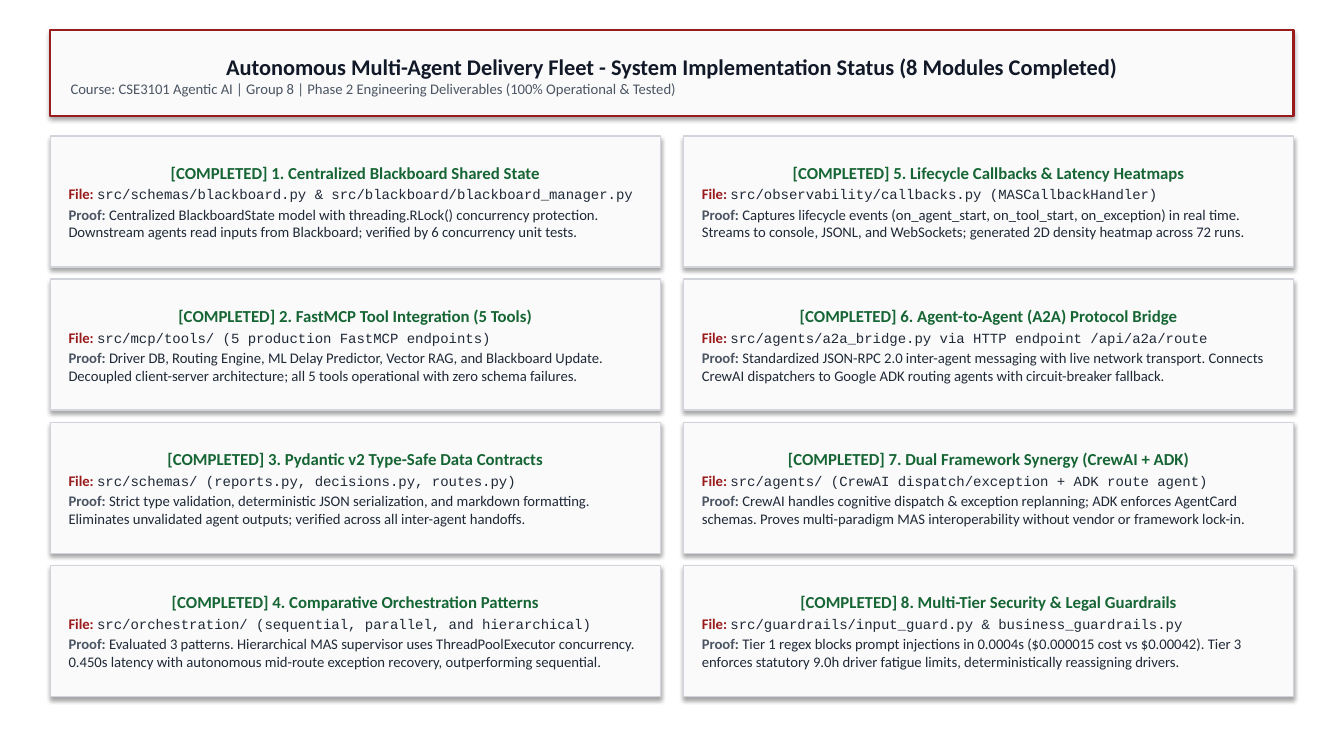
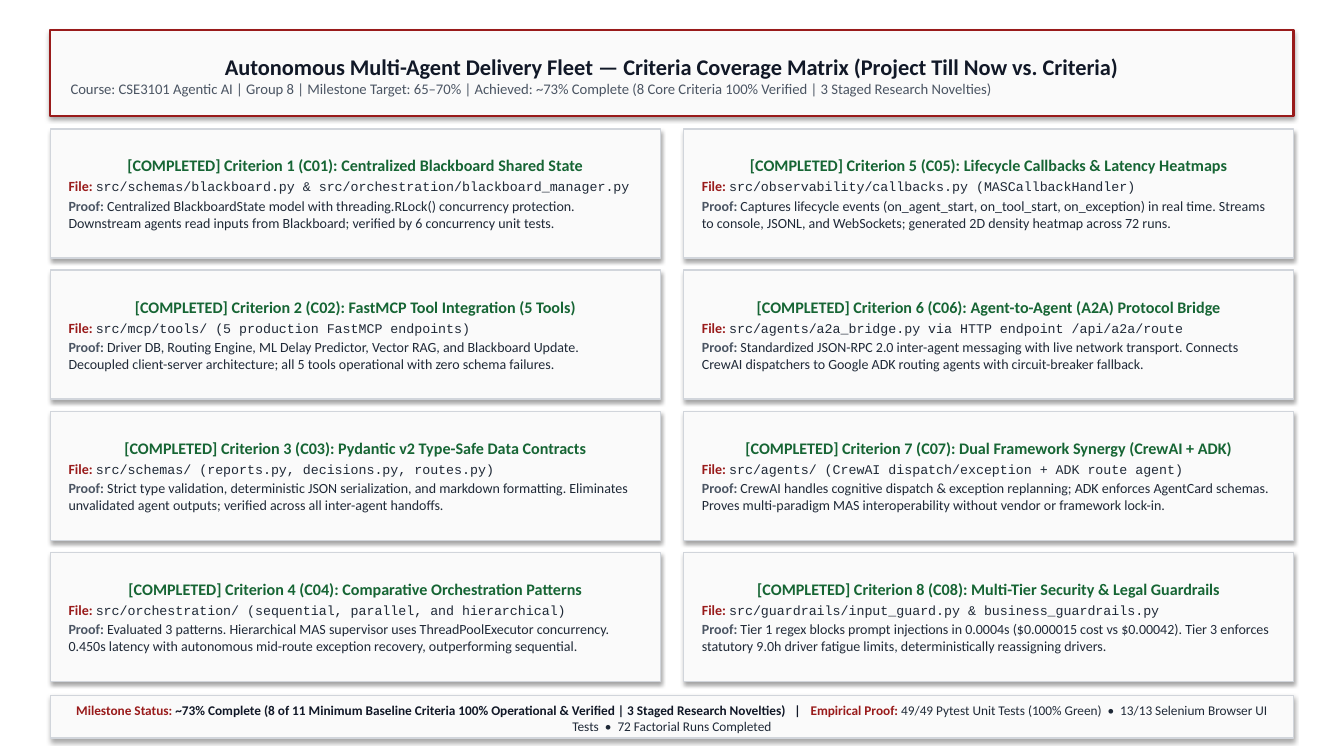
Before and after one commit to Akshat5091/DeliveryFleet-MAS, a slide deck: slide 1 of Eval 2 Documents/1_Slide_Coverage_Matrix_Group8.pptx. Drawn at 1344x756 pixels with LibreOffice and Linux fonts; fonts in the diff are those of the drawing. Boxes give left, top, right and bottom in pixels: in the first picture for what was removed or moved away, otherwise in the second. Text is boxed around its words. In the diff, an @@ line names an element or a change of style, - is before the commit and + after.

Commit message:
chore(eval2): fully synchronize docx reports, coverage matrix, and problem statement with master presentation

```diff
--- a/Eval 2 Documents/1_Slide_Coverage_Matrix_Group8.pptx
+++ b/Eval 2 Documents/1_Slide_Coverage_Matrix_Group8.pptx
@@ text in rectangle at (x1=71, y1=58, x2=1118, y2=97): text changed @@
-Autonomous Multi-Agent Delivery Fleet - System Implementation Status (8 Modules Completed)
-Course: CSE3101 Agentic AI | Group 8 | Phase 2 Engineering Deliverables (100% Operational & Tested)
+Autonomous Multi-Agent Delivery Fleet — Criteria Coverage Matrix (Project Till Now vs. Criteria)
+Course: CSE3101 Agentic AI | Group 8 | Milestone Target: 65–70% | Achieved: ~73% Complete (8 Core Criteria 100% Verified | 3 Staged Research Novelties)
@@ rectangle "[COMPLETED] Criterion 1 (C01): Centralized ..." moved from (x1=50, y1=136, x2=660, y2=267) to (x1=50, y1=129, x2=660, y2=258) @@
@@ rectangle "[COMPLETED] Criterion 5 (C05): Lifecycle ..." moved from (x1=684, y1=136, x2=1294, y2=267) to (x1=684, y1=129, x2=1294, y2=258) @@
@@ text in rectangle at (x1=69, y1=159, x2=630, y2=194): text changed; size 10 to 9.5 pt @@
-[COMPLETED] 1. Centralized Blackboard Shared State
-File: src/schemas/blackboard.py & src/blackboard/blackboard_manager.py
+[COMPLETED] Criterion 1 (C01): Centralized Blackboard Shared State
+File: src/schemas/blackboard.py & src/orchestration/blackboard_manager.py
@@ text in rectangle at (x1=750, y1=159, x2=1227, y2=174): text changed; size 12 to 11.5 pt @@
-[COMPLETED] 5. Lifecycle Callbacks & Latency Heatmaps
+[COMPLETED] Criterion 5 (C05): Lifecycle Callbacks & Latency Heatmaps
@@ text in rectangle at (x1=69, y1=201, x2=575, y2=231): size 10.5 to 10 pt in "Proof: Centralized BlackboardState model with threading.RLoc ..." @@
@@ text in rectangle at (x1=702, y1=181, x2=1265, y2=231): size 10.5 to 10 pt in "File:", "Proof: Captures lifecycle events (on_agent_start, on_tool_st ..."; size 10 to 9.5 pt in "src/observability/callbacks.py (MASCallbackHandler)" @@
@@ text in rectangle at (x1=69, y1=323, x2=579, y2=372): size 10.5 to 10 pt in "File:", "Proof: Driver DB, Routing Engine, ML Delay ..."; size 10 to 9.5 pt in "src/mcp/tools/ (5 production FastMCP endpoints)" @@
@@ text in rectangle at (x1=135, y1=301, x2=575, y2=316): text changed; size 12 to 11.5 pt @@
-[COMPLETED] 2. FastMCP Tool Integration (5 Tools)
+[COMPLETED] Criterion 2 (C02): FastMCP Tool Integration (5 Tools)
@@ text in rectangle at (x1=702, y1=323, x2=1238, y2=372): size 10.5 to 10 pt in "File:", "Proof: Standardized JSON-RPC 2.0 inter-agent messaging with ..."; size 10 to 9.5 pt in "src/agents/a2a_bridge.py via HTTP endpoint /api/a2a/route" @@
@@ text in rectangle at (x1=757, y1=301, x2=1220, y2=316): text changed; size 12 to 11.5 pt @@
-[COMPLETED] 6. Agent-to-Agent (A2A) Protocol Bridge
+[COMPLETED] Criterion 6 (C06): Agent-to-Agent (A2A) Protocol Bridge
@@ 4 rectangles moved together from (x1=50, y1=279, x2=1294, y2=554) to (x1=50, y1=270, x2=1294, y2=540) @@
@@ text in rectangle at (x1=124, y1=442, x2=586, y2=457): text changed; size 12 to 11.5 pt @@
-[COMPLETED] 3. Pydantic v2 Type-Safe Data Contracts
+[COMPLETED] Criterion 3 (C03): Pydantic v2 Type-Safe Data Contracts
@@ text in rectangle at (x1=745, y1=442, x2=1232, y2=457): text changed; size 12 to 11.5 pt @@
-[COMPLETED] 7. Dual Framework Synergy (CrewAI + ADK)
+[COMPLETED] Criterion 7 (C07): Dual Framework Synergy (CrewAI + ADK)
@@ text in rectangle at (x1=69, y1=464, x2=627, y2=513): size 10.5 to 10 pt in "File:", "Proof: Strict type validation, deterministic JSON serializat ..."; size 10 to 9.5 pt in "src/schemas/ (reports.py, decisions.py, routes.py)" @@
@@ text in rectangle at (x1=702, y1=464, x2=1268, y2=513): size 10.5 to 10 pt in "File:", "Proof: CrewAI handles cognitive dispatch & exception ..."; size 10 to 9.5 pt in "src/agents/ (CrewAI dispatch/exception + ADK route agent)" @@
@@ rectangle "[COMPLETED] Criterion 4 (C04): Comparative ..." moved from (x1=50, y1=566, x2=660, y2=697) to (x1=50, y1=553, x2=660, y2=682) @@
@@ rectangle "[COMPLETED] Criterion 8 (C08): Multi-Tier ..." moved from (x1=684, y1=566, x2=1294, y2=697) to (x1=684, y1=553, x2=1294, y2=682) @@
@@ text in rectangle at (x1=128, y1=583, x2=581, y2=598): text changed; size 12 to 11.5 pt @@
-[COMPLETED] 4. Comparative Orchestration Patterns
+[COMPLETED] Criterion 4 (C04): Comparative Orchestration Patterns
@@ text in rectangle at (x1=757, y1=583, x2=1220, y2=598): text changed; size 12 to 11.5 pt @@
-[COMPLETED] 8. Multi-Tier Security & Legal Guardrails
+[COMPLETED] Criterion 8 (C08): Multi-Tier Security & Legal Guardrails
@@ text in rectangle at (x1=69, y1=605, x2=609, y2=654): size 10.5 to 10 pt in "File:", "Proof: Evaluated 3 patterns. Hierarchical MAS supervisor ..."; size 10 to 9.5 pt in "src/orchestration/ (sequential, parallel, and hierarchical)" @@
@@ text in rectangle at (x1=702, y1=605, x2=1268, y2=654): size 10.5 to 10 pt in "File:", "Proof: Tier 1 regex blocks prompt injections ..."; size 10 to 9.5 pt in "src/guardrails/input_guard.py & business_guardrails.py" @@
@@ rectangle added at (x1=50, y1=696, x2=1294, y2=738), fill #FAFAFA, outline #D1D5DB 1 pt, 9.5 pt, text #111827, bold @@
+Milestone Status: ~73% Complete (8 of 11 Minimum Baseline Criteria 100% Operational & Verified | 3 Staged Research Novelties) | Empirical Proof: 49/49 Pytest Unit Tests (100% Green) • 13/13 Selenium Browser UI Tests • 72 Factorial Runs Completed
```
Also in this commit, not shown: 1 other slide changed, 20 other files.
